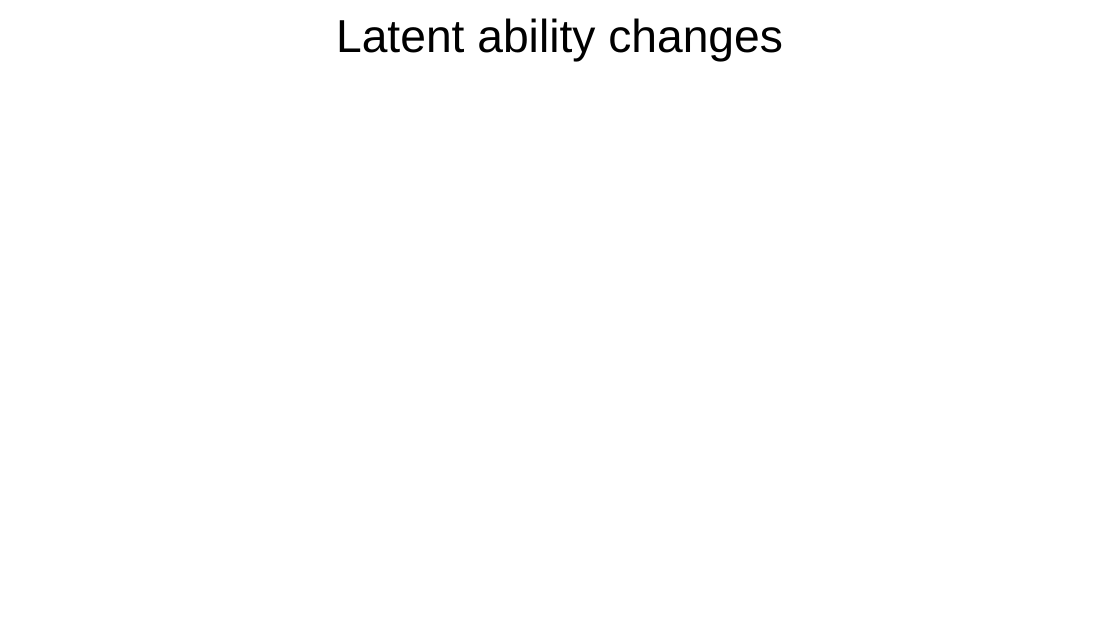
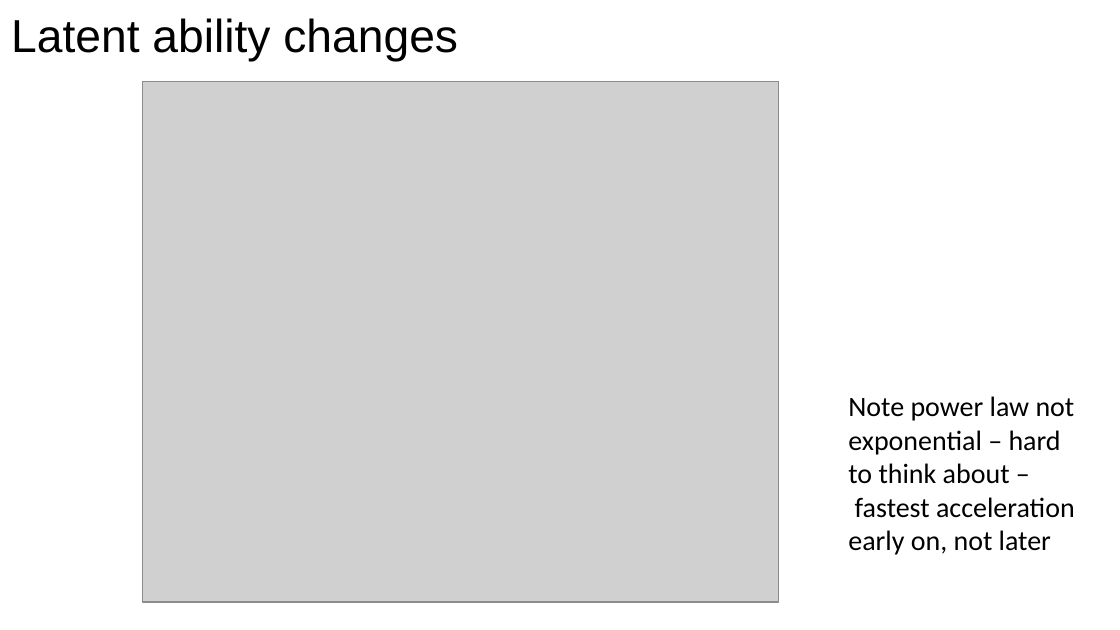
Before and after one commit to langcog/standard-model-2, a slide deck: slide 23 of outputs/slides/standard_model_pptx.pptx (slide 20 before the commit). Drawn at 1120x630 pixels with LibreOffice and Linux fonts; fonts in the diff are those of the drawing; grey boxes stand for pictures. Boxes give left, top, right and bottom in pixels: in the first picture for what was removed or moved away, otherwise in the second. Text is boxed around its words. In the diff, an @@ line names an element or a change of style, - is before the commit and + after.

```diff
--- a/outputs/slides/standard_model_pptx.pptx
+++ b/outputs/slides/standard_model_pptx.pptx
@@ title "Latent ability changes" at (x1=11, y1=18, x2=458, y2=61): alignment centre to left @@
@@ picture added at (x1=142, y1=82, x2=778, y2=603) @@
@@ text added at (x1=848, y1=396, x2=1075, y2=555), 18 pt, text #000000 @@
+Note power law not exponential – hard to think about – fastest acceleration early on, not later
```
Also in this commit, not shown: 29 other slides changed, 24 slides added, 11 slides removed, 3 other files.
